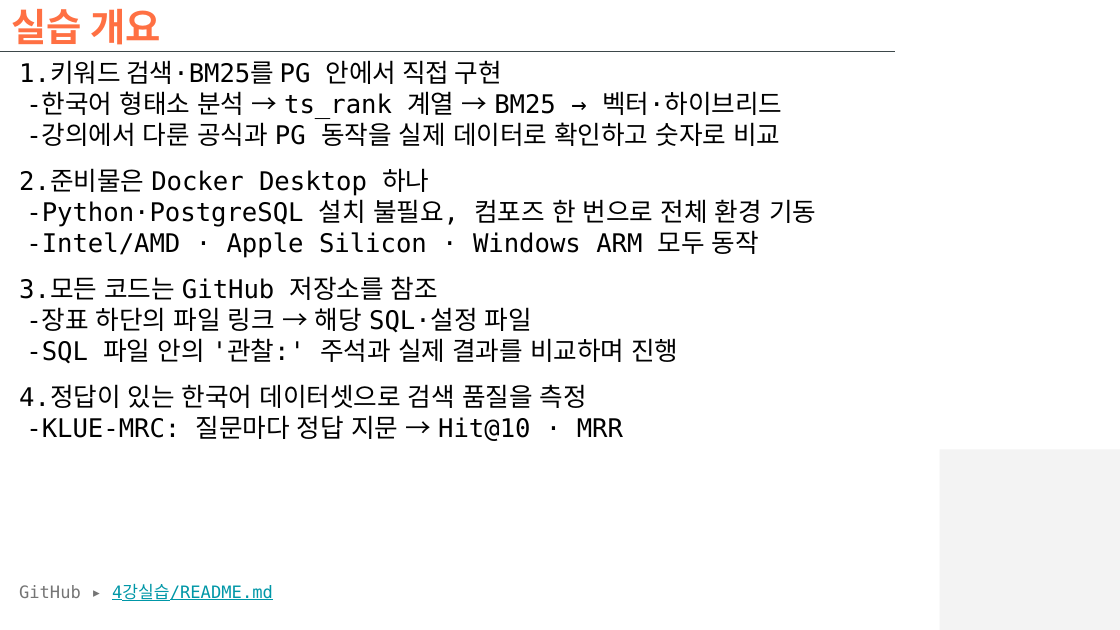
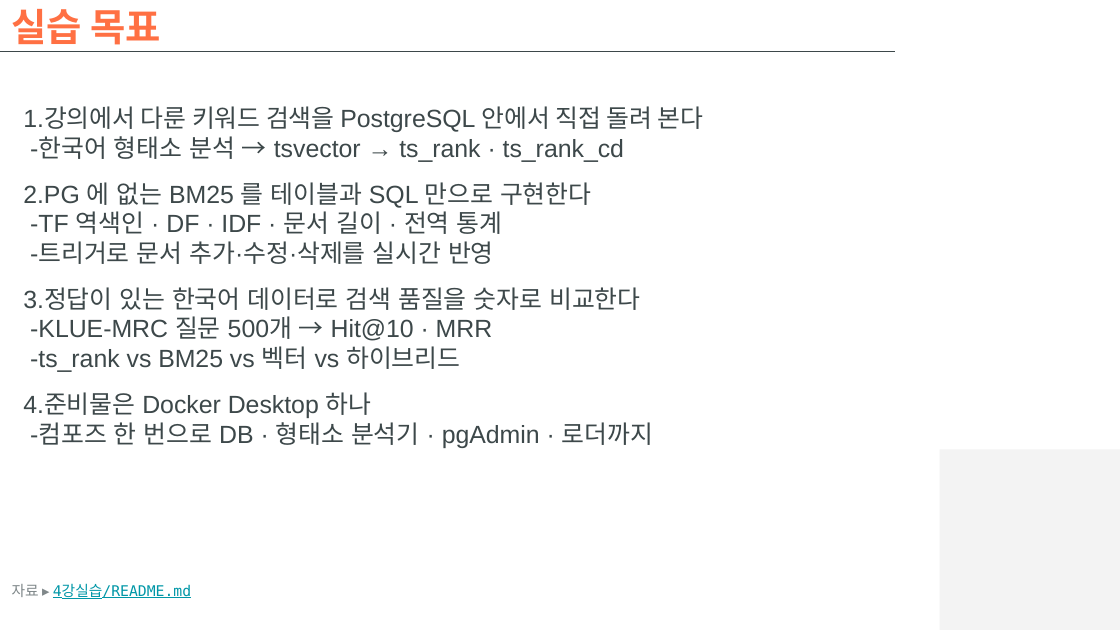
Before and after one commit to hikaMaeng/-ai-, a slide deck: slide 3 of 4강실습/slides/4강실습_벡터디비.pptx. Drawn at 1120x630 pixels with LibreOffice and Linux fonts; fonts in the diff are those of the drawing; background and template pictures are left out. Boxes give left, top, right and bottom in pixels: in the first picture for what was removed or moved away, otherwise in the second. Text is boxed around its words. In the diff, an @@ line names an element or a change of style, - is before the commit and + after.

```diff
--- a/4강실습/slides/4강실습_벡터디비.pptx
+++ b/4강실습/slides/4강실습_벡터디비.pptx
@@ title at (x1=11, y1=9, x2=162, y2=52): text changed @@
-실습 개요
+실습 목표
@@ text at (x1=23, y1=106, x2=704, y2=448): text changed; size 16.5 to 16 pt; font DejaVu Sans Mono to Arial; text colour #000000 to #3D484A @@
-1.키워드 검색·BM25를 PG 안에서 직접 구현
--한국어 형태소 분석 → ts_rank 계열 → BM25 → 벡터·하이브리드
--강의에서 다룬 공식과 PG 동작을 실제 데이터로 확인하고 숫자로 비교
-2.준비물은 Docker Desktop 하나
--Python·PostgreSQL 설치 불필요, 컴포즈 한 번으로 전체 환경 기동
--Intel/AMD · Apple Silicon · Windows ARM 모두 동작
-3.모든 코드는 GitHub 저장소를 참조
--장표 하단의 파일 링크 → 해당 SQL·설정 파일
--SQL 파일 안의 '관찰:' 주석과 실제 결과를 비교하며 진행
-4.정답이 있는 한국어 데이터셋으로 검색 품질을 측정
--KLUE-MRC: 질문마다 정답 지문 → Hit@10 · MRR
+1.강의에서 다룬 키워드 검색을 PostgreSQL 안에서 직접 돌려 본다
+-한국어 형태소 분석 → tsvector → ts_rank · ts_rank_cd
+2.PG 에 없는 BM25 를 테이블과 SQL 만으로 구현한다
+-TF 역색인 · DF · IDF · 문서 길이 · 전역 통계
+-트리거로 문서 추가·수정·삭제를 실시간 반영
+3.정답이 있는 한국어 데이터로 검색 품질을 숫자로 비교한다
+-KLUE-MRC 질문 500개 → Hit@10 · MRR
+-ts_rank vs BM25 vs 벡터 vs 하이브리드
+4.준비물은 Docker Desktop 하나
+-컴포즈 한 번으로 DB · 형태소 분석기 · pgAdmin · 로더까지
@@ text at (x1=12, y1=584, x2=191, y2=599): text changed; size 11 to 9.5 pt @@
-GitHub ▸ 4강실습/README.md
+자료 ▸ 4강실습/README.md
```
Also in this commit, not shown: 13 other slides changed, 42 slides added, 13 slides removed, 1 other file.
